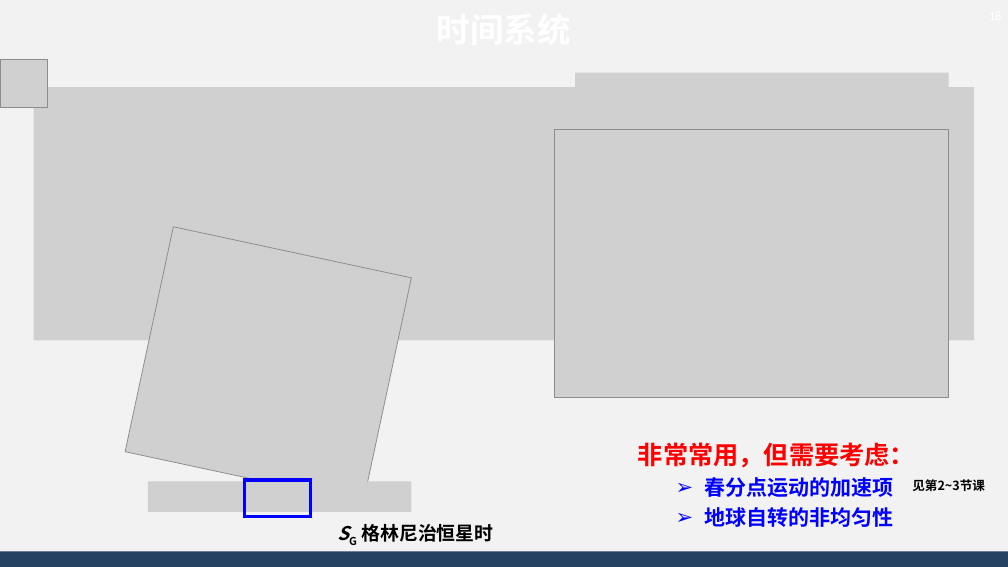
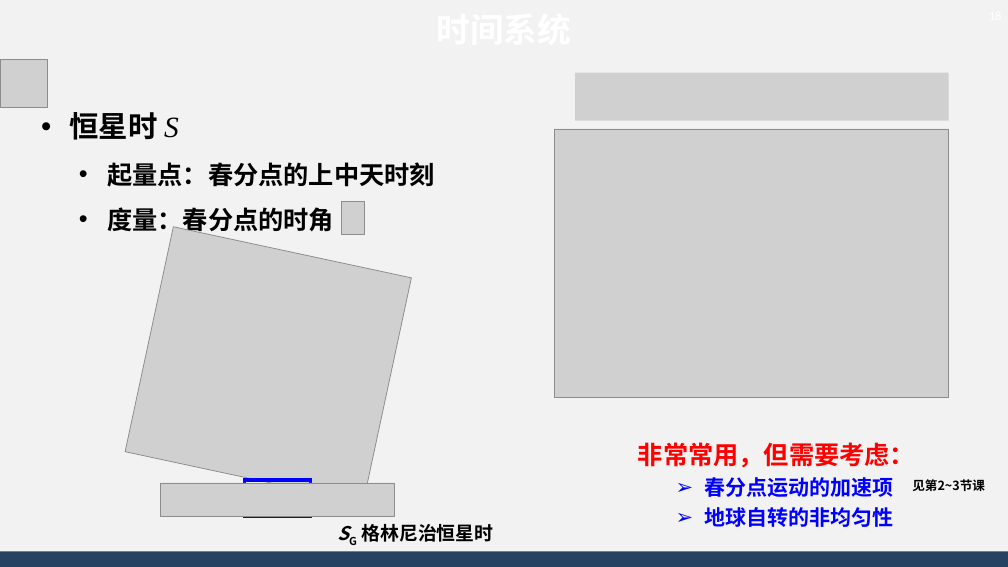
Before and after one commit to AsBackup/DAOSSA, a slide deck: slide 18 of 01 天球概念与时间系统.pptx. Drawn at 1008x567 pixels with LibreOffice and Linux fonts; fonts in the diff are those of the drawing; grey boxes stand for pictures; background and template pictures are left out. Boxes give left, top, right and bottom in pixels: in the first picture for what was removed or moved away, otherwise in the second. Text is boxed around its words. In the diff, an @@ line names an element or a change of style, - is before the commit and + after.

```diff
--- a/01 天球概念与时间系统.pptx
+++ b/01 天球概念与时间系统.pptx
@@ picture removed at [34, 87, 975, 340] @@
@@ text added at [69, 112, 435, 236], 24 pt, text #000000, bold @@
+• 恒星时 S
+  • 起量点：春分点的上中天时刻
+  • 度量：春分点的时角
@@ picture added at [341, 202, 364, 235] @@
@@ picture: place and size @@
-picture at [148, 482, 412, 512]
+picture at [161, 483, 395, 516]
```
Also in this commit, not shown: 9 other slides changed, 2 other files.
